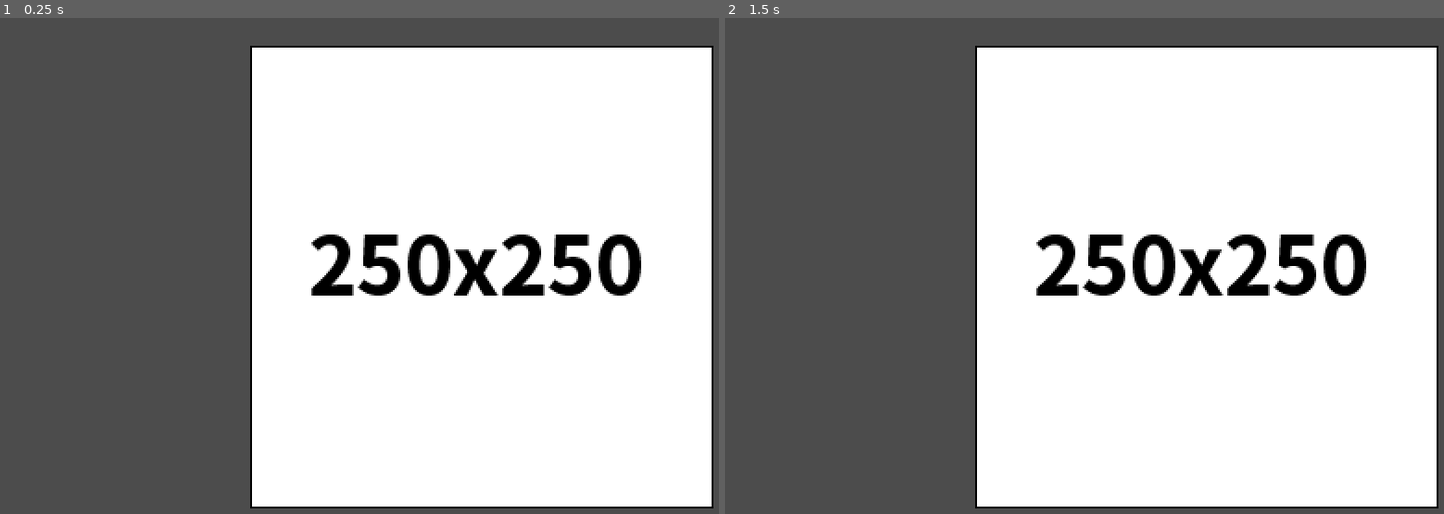
Above: before the commit, frames 1-2 (left to right).
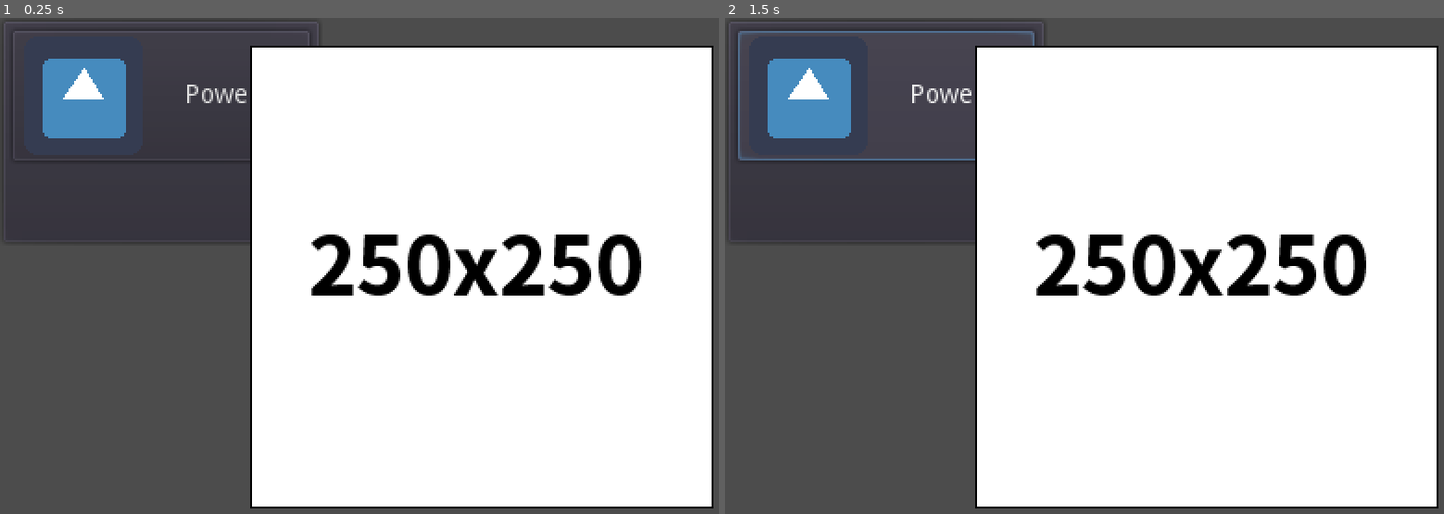
Above: after the commit, the same moments.

Repository: Yu-Channel/Simple-clicker
Game: Godot game, scene res://scene/Main.tscn
Two runs of this game, one before a commit and one after it. Both use one fixed random seed, a clock stepped at 60 frames per second and the inputs below. The engine's default icon, where the game draws it, is replaced by a stand-in: a white triangle on a blue panel in a dark square.
Inputs (mouse positions are in pixels of both pictures, inside the frame that each line leads up to):
- Up to frame 1 (0.25 s): no input
- Up to frame 2 (1.5 s): click (883, 97) at 0.5 s, where only the run after the commit has a clickable "Power"; click (883, 97) at 1.25 s, where only the run after the commit has a clickable "Power"

The runs differ from the first frame. In frame 1, 2.7% of the frame differs, in the area x 1-44%, y 2-45%; in frame 2, 3.0%.

Commit message:
敵を倒すとお金が増えるように

Diff:
--- a/scene/Main.tscn
+++ b/scene/Main.tscn
@@ -17,7 +17,6 @@
 script = ExtResource( 3 )
 
 [node name="PanelContainer" type="PanelContainer" parent="."]
-visible = false
 margin_right = 174.0
 margin_bottom = 123.0
 __meta__ = {
@@ -47,9 +46,9 @@
 
 [node name="Test_label" type="Label" parent="."]
 margin_left = 16.0
-margin_top = 305.0
+margin_top = 205.0
 margin_right = 56.0
-margin_bottom = 378.0
+margin_bottom = 278.0
 custom_fonts/font = SubResource( 2 )
 text = "0"
 script = ExtResource( 5 )
--- a/scripts/Enemy.gd
+++ b/scripts/Enemy.gd
@@ -11,17 +11,20 @@
 	if !(Grobal.floor_num % 10):
 		Grobal.time_limit -= delta
 		if Grobal.time_limit <= 0:
+			loot_money()
 			queue_free()
 
 func _on_Enemy_input_event(viewport, event, shape_idx):
 	if event is InputEventMouseButton:
 		if event.is_pressed():
 			Grobal.enemy_hp -= 1
-			print(str(Grobal.enemy_hp)) # チェック用
 
+			# 敵を倒したときの処理
 			if Grobal.enemy_hp <= 0:
+				loot_money()
 				queue_free()
 
+# 敵のHPを階層によって変化させる
 func set_enemy_hp():
 	var enemy_hp:float = 0
 	enemy_hp = int(10 * (1 + Grobal.floor_num * 0.2))
@@ -34,3 +37,9 @@
 	Grobal.enemy_max_hp = int(enemy_hp)
 	# 現在HPに最大HPと同じ値を代入
 	Grobal.enemy_hp = Grobal.enemy_max_hp
+
+# 敵を倒した時に得られるお金
+func loot_money():
+	var money:float = 0
+	money = 10 * (1 + pow(Grobal.floor_num, 2) * 0.2)
+	Grobal.money += int(money)
--- a/scripts/Grobal.gd
+++ b/scripts/Grobal.gd
@@ -8,6 +8,7 @@
 
 # グローバル変数
 ## ゲーム
+var money:int = 0				# お金
 var floor_num:int = 1				# 階層
 var time_limit:float = LIMIT_TIMER_NUM				# 制限時間(ボスのみ)
 var loop_flag				# 雑魚ループフラグ
--- a/scripts/Main.gd
+++ b/scripts/Main.gd
@@ -20,8 +20,11 @@
 
 ## 敵を倒したときの処理
 func _on_Enemy_tree_exited():
+	# 敵が再表示されるまでの時間
 	enemy_cooldown.start(0.6)
-	Grobal.floor_num += 1
+	# ボスで時間切れの場合は階層を進めない
+	if Grobal.enemy_hp <= 0:
+		Grobal.floor_num += 1
 
 func _on_EnemyCooldown_timeout():
 	call_enemy()
--- a/scripts/Test_label.gd
+++ b/scripts/Test_label.gd
@@ -3,4 +3,7 @@
 onready var enemy_cooldown = $"../EnemyCooldown"
 
 func _process(delta):
-	text = "HP:" + str(Grobal.enemy_hp) + "\nfloor:" + str(Grobal.floor_num) + "\ntimer:" + str(Grobal.time_limit)
+	text = ("HP:" + str(Grobal.enemy_hp)
+		+ "\nfloor:" + str(Grobal.floor_num)
+		+ "\ntimer:" + str(Grobal.time_limit)
+		+ "\nmoney:" + str(Grobal.money))
